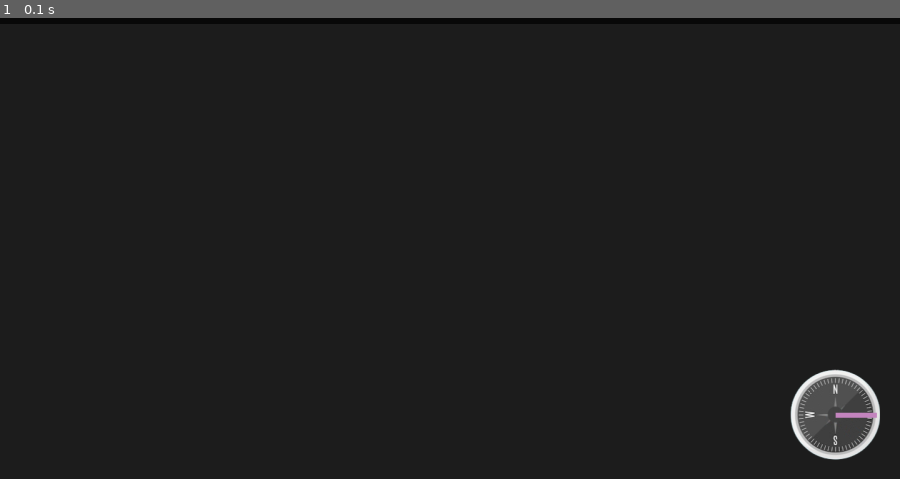
Above: before the commit, frame 1.
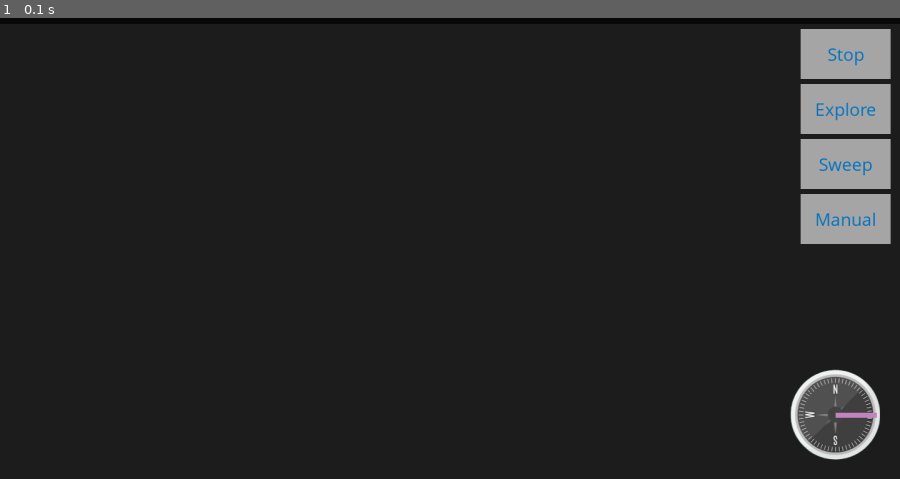
Above: after the commit, the same moment.

Repository: JackBlair87/HackTJ2021
Game: pygame game, started from ground_station/BotDisplay.py
Same seed, same stepped clock (60 frames per second), same inputs: the game is played once before the commit and once after it.
Inputs:
- Up to frame 1 (0.1 s): no input

The runs differ from the first frame. In frame 1, 4.4% of the frame differs, in the area x 88-99%, y 2-50%.

Commit message:
added mode switching with buttons to display

Diff:
--- a/ground_station/BotDisplay.py
+++ b/ground_station/BotDisplay.py
@@ -4,7 +4,7 @@
 import math
 import time
 from GroundStation import Mode, State
-from Communicator import Communicator
+from FakeCommunicator import Communicator
 
 #Colors
 BLACK = (30, 30, 30)
@@ -37,18 +37,22 @@
 mode = Mode.manual
 state = State.stop
 new_state = State.stop
+
+#time information for communications
 start_time = int(round(time.time() * 1000))
 last_communication_time = 0
+last_button_press_time = 0
 print("Start Time" + str(start_time))
 
 #objects that we need
 communicator = Communicator()
 communicator.initiate_bluetooth()
 
+#dictionary won't work because pygame.Rect is unhashable
 all_buttons = []
 
 def main():
-  global last_communication_time, running, state, new_state
+  global last_communication_time, running, state, new_state, last_button_press_time, mode
   while running:
     #check to see if the user wants to quit the game
     for event in pygame.event.get():
@@ -58,44 +62,63 @@
           if event.key == pygame.K_ESCAPE:
             quitProgram()
 
-    # print(last_communication_time, get_time())
-
+    #painting screen components
     screen.fill(BLACK)
-    pygame.draw.rect(screen, DBLACK, (0, 0, SCREEN_WIDTH, SCREEN_HEIGHT/11))
+    pygame.draw.rect(screen, DBLACK, (0, 0, SCREEN_WIDTH, SCREEN_HEIGHT/11))#top black bar
+    mode_button_height = .1
+    mode_button_y_diff = mode_button_height+.01
+    create_button_from_text("Stop", .89, .1 + mode_button_y_diff * 0, .1, mode_button_height, mediumFont, DBLUE, WHITE)
+    create_button_from_text("Explore", .89, .1 + mode_button_y_diff * 1, .1, mode_button_height, mediumFont, DBLUE, WHITE)
+    create_button_from_text("Sweep", .89, .1 + mode_button_y_diff * 2, .1, mode_button_height, mediumFont, DBLUE, WHITE)
+    create_button_from_text("Manual", .89, .1 + mode_button_y_diff * 3, .1, mode_button_height, mediumFont, DBLUE, WHITE)
     draw_compass(SCREEN_WIDTH-175, SCREEN_HEIGHT-175)
 
+
+    #user interaction
+
+    #button presses
+    current_time = get_time()
+    temp = get_button_pressed()
+    if temp is not None: #if a button was pressed, continue with this section
+      pressed_button = temp[0]
+      button_text = temp[1]
+      if current_time - last_button_press_time > 250:
+        last_button_press_time = current_time
+        mode = Mode.all_modes.index(button_text.lower())
+        print("Mode changed to:", Mode.all_modes[mode])
+
+
+
+    #change state depending on the mode
     if mode == Mode.manual:
       new_state = state_from_key_press()
-      # print(State.all_states[state])
-
+
+    #send new state
     current_time = get_time()
-    if current_time - last_communication_time > 100:
-      if new_state != state:
-        print("New state:", new_state)
-        #robot.addInfo(c.recieve_info())
-        state = new_state
-        last_communication_time = current_time
-        communicator.transmit_info(new_state)
-        print("Communication happened", current_time)
-        # print(get_time())
+    if current_time - last_communication_time > 100 and new_state != state:
+      print("New state:", new_state)
+      state = new_state
+      last_communication_time = current_time
+      communicator.transmit_info(new_state)
+      print("Communication happened", current_time)
 
     pygame.display.flip()
   quitProgram()
 
-def create_button_from_text(text, x, y, width, height):
+def create_button_from_text(text, x, y, width, height, font_object, text_color=WHITE, background_color=BLACK):
   """
   x and y refer to the coordinate point of the top left of the button, where (0,0) is the top-left
   corner and (1,1) is the bottom right corner
   width and height refer to the width and height of the button, where 0 represents no width or height,
   and 1 represent a button that will fill up the screen (same width and height as the screen)
   """
-  new_button = pygame.Rect((SCREEN_WIDTH * x), (SCREEN_HEIGHT * x), SCREEN_WIDTH * width, SCREEN_HEIGHT * height)
-  playX = mediumFont.render(text, True, DBLUE)
+  new_button = pygame.Rect((SCREEN_WIDTH * x), (SCREEN_HEIGHT * y), SCREEN_WIDTH * width, SCREEN_HEIGHT * height)
+  playX = mediumFont.render(text, True, text_color, background_color)
   playXRect = playX.get_rect()
   playXRect.center = new_button.center
-  pygame.draw.rect(screen, WHITE, new_button)
+  pygame.draw.rect(screen, background_color, new_button)
   screen.blit(playX, playXRect)
-  all_buttons.add(new_button)
+  all_buttons.append((new_button, text))
   return new_button
 
 def get_button_pressed():
@@ -106,34 +129,27 @@
   """
   click, _, _ = pygame.mouse.get_pressed()
   if click == 1:
-      mouse = pygame.mouse.get_pos()
-      clicked_buttons = []
-      for i in all_buttons:
-        if button.collidepoint(mouse):
-          clicked_buttons.add(button)
-  if len(clicked_buttons) == 0:
-    return 0
-  elif len(clicked_buttons == 1):
-    return clicked_buttons[0]
-  else:
-    return clicked_buttons
+    mouse = pygame.mouse.get_pos()
+    for button, text in all_buttons:
+      if button.collidepoint(mouse):
+        return button, text
 
 def state_from_key_press():
   keys = pygame.key.get_pressed()
   if keys[pygame.K_LEFT]:
-    print("left pressed")
+    # print("left pressed")
     return State.turn_left
   elif keys[pygame.K_RIGHT]:
-    print("right pressed")
+    # print("right pressed")
     return State.turn_right
   elif keys[pygame.K_UP]:
-    print("up pressed")
+    # print("up pressed")
     return State.forward
   elif keys[pygame.K_DOWN]:
-    print("down pressed")
+    # print("down pressed")
     return State.reverse
   else:
-    print("no arrow key pressed")
+    # print("no arrow key pressed")
     return State.stop
 
 def draw_compass(x, y, angle = 90.0):
--- /dev/null
+++ b/ground_station/FakeCommunicator.py
@@ -0,0 +1,23 @@
+import serial
+import time
+from InfoPacket import InfoPacket
+
+class Communicator:
+  def __init__(self, port = "/dev/tty.HC-05-DevB", baud = 9600):
+    self.port = port
+    self.baud = baud
+    self.bluetooth = None
+    self.initiate_bluetooth()
+
+  def initiate_bluetooth(self):
+    pass
+
+#Timestamp 12321, State -1 to 4, Distance Sensor Front Double, Distance Sensor Right Double, Left Encoder Value Int, Right Encoder Value Int, Total Angle Double
+  def recieve_info(self, old_state = 0):
+    pass
+
+  def transmit_info(self, state = 0):
+    print("Transimiting state:", state)
+
+  def deactivate_bluetooth(self):
+    pass
